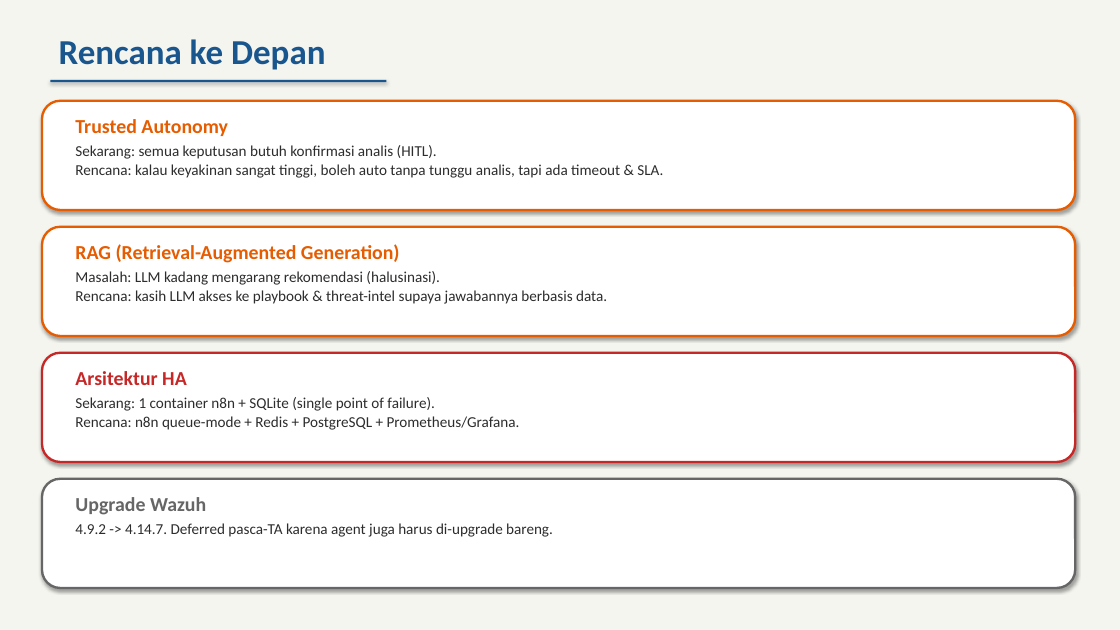
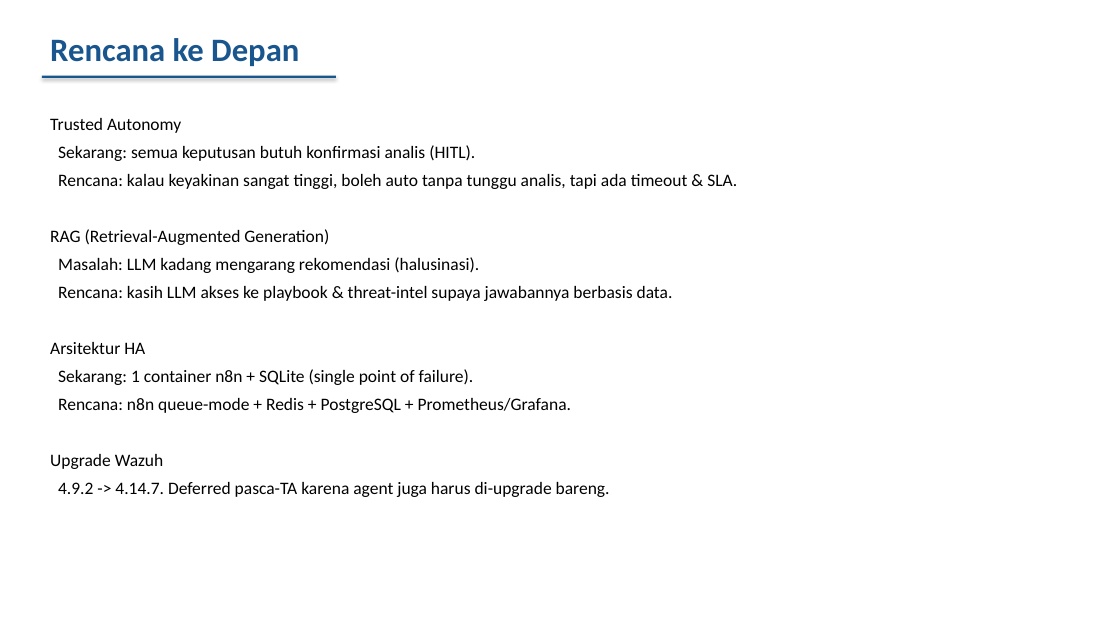
Before and after one commit to ravi-arnan/soar-project, a slide deck: slide 6 of docs/BIMBINGAN-TA-SOAR.pptx. Drawn at 1120x630 pixels with LibreOffice and Linux fonts; fonts in the diff are those of the drawing. Boxes give left, top, right and bottom in pixels: in the first picture for what was removed or moved away, otherwise in the second. Text is boxed around its words. In the diff, an @@ line names an element or a change of style, - is before the commit and + after.

Commit message:
docs: PPT bimbingan v3 — desain sederhana seperti PPT mahasiswa
- Background putih polos (bukan gradient/dark)
- Kotak flow pakai RECTANGLE biasa (bukan rounded neon)
- Tabel standar (bukan card styling)
- Bullet point biasa dengan indentasi
- Warna: hitam + biru tua saja
- Tidak ada emoji, gradient, atau shadow
- Lebih banyak teks, kurang visual berlebihan

```diff
--- a/docs/BIMBINGAN-TA-SOAR.pptx
+++ b/docs/BIMBINGAN-TA-SOAR.pptx
@@ background #F5F5F0 to #FFFFFF @@
@@ text "Rencana ke Depan": place and size @@
-text "Rencana ke Depan" at [59, 39, 325, 70]
+text "Rencana ke Depan" at [50, 38, 299, 66]
@@ text "Rencana ke Depan" at [50, 38, 299, 66]: size 30 to 28 pt @@
@@ rectangle: place and size @@
-rectangle at [50, 80, 386, 82]
+rectangle at [42, 76, 336, 78]
@@ text "Trusted Autonomy": place and size @@
-text "Trusted Autonomy" at [75, 244, 607, 304]
+text "Trusted Autonomy" at [50, 118, 737, 497]
@@ rounded rectangle removed at [42, 101, 1075, 210] @@
@@ text at [50, 118, 737, 189]: paragraphs added @@
+Trusted Autonomy
+Sekarang: semua keputusan butuh konfirmasi analis (HITL).
+Rencana: kalau keyakinan sangat tinggi, boleh auto tanpa tunggu analis, tapi ada timeout & SLA.
@@ text removed at [75, 119, 663, 178] @@
-Trusted Autonomy
-Sekarang: semua keputusan butuh konfirmasi analis (HITL).
-Rencana: kalau keyakinan sangat tinggi, boleh auto tanpa tunggu analis, tapi ada timeout & SLA.
@@ rounded rectangle removed at [42, 227, 1075, 336] @@
@@ text at [50, 229, 329, 245]: size 17 to 15 pt, text colour #E65C00 to #000000, bold off in "RAG (Retrieval-Augmented Generation)"; more space between paragraphs @@
@@ text at [50, 257, 673, 497]: text changed; size 13 to 15 pt; text colour #2D2D2D to #000000 @@
-Masalah: LLM kadang mengarang rekomendasi (halusinasi).
-Rencana: kasih LLM akses ke playbook & threat-intel supaya jawabannya berbasis data.
+Masalah: LLM kadang mengarang rekomendasi (halusinasi).
+Rencana: kasih LLM akses ke playbook & threat-intel supaya jawabannya berbasis data.
+Arsitektur HA
+Sekarang: 1 container n8n + SQLite (single point of failure).
+Rencana: n8n queue-mode + Redis + PostgreSQL + Prometheus/Grafana.
+Upgrade Wazuh
+4.9.2 -> 4.14.7. Deferred pasca-TA karena agent juga harus di-upgrade bareng.
@@ rounded rectangle removed at [42, 353, 1075, 462] @@
@@ text removed at [75, 371, 520, 430] @@
-Arsitektur HA
-Sekarang: 1 container n8n + SQLite (single point of failure).
-Rencana: n8n queue-mode + Redis + PostgreSQL + Prometheus/Grafana.
@@ rounded rectangle removed at [42, 479, 1075, 588] @@
@@ text removed at [75, 497, 553, 537] @@
-Upgrade Wazuh
-4.9.2 -> 4.14.7. Deferred pasca-TA karena agent juga harus di-upgrade bareng.
```
Also in this commit, not shown: 6 other slides changed, 1 other file.
